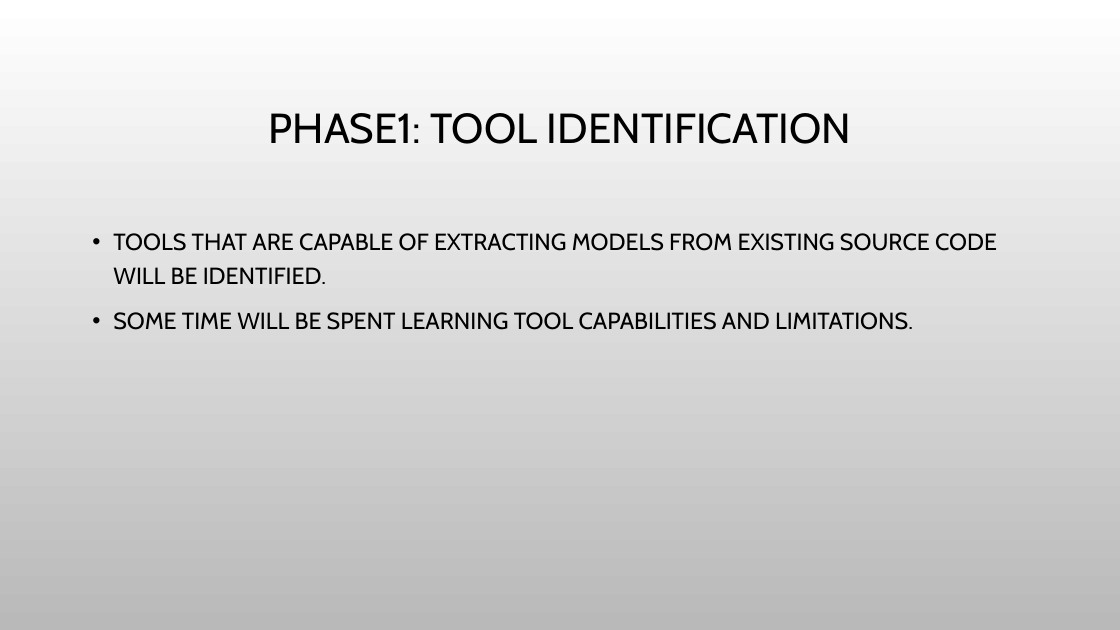
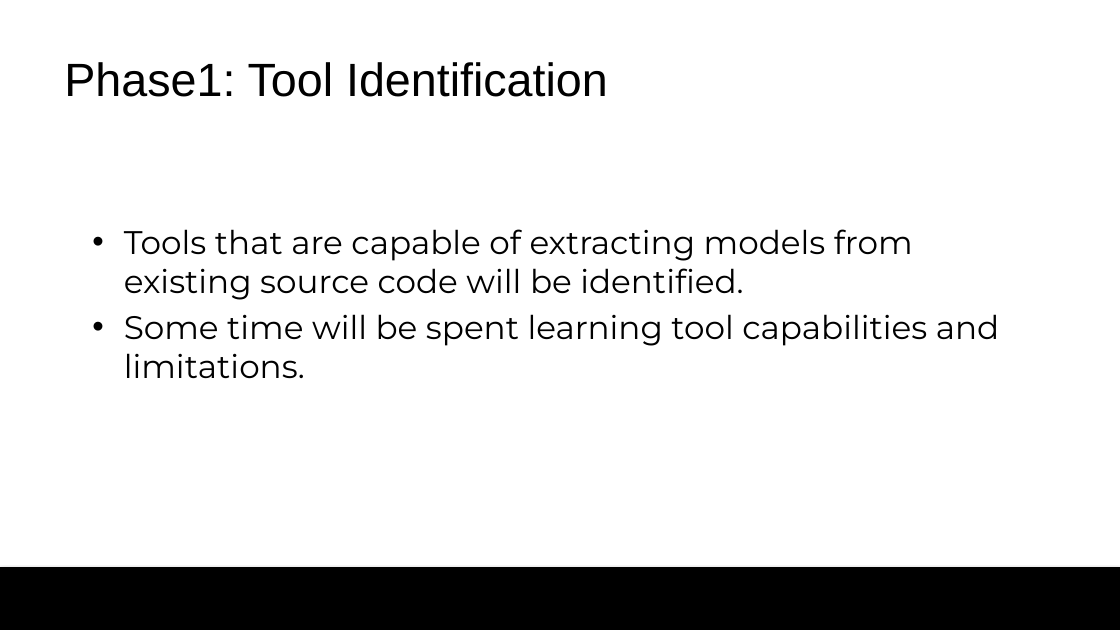
Before and after one commit to colby13king/cs5320-code, a slide deck: slide 8 of LicenseAssetManager/docs/Maintenance/MaintenancePresentation.pptx. Drawn at 1120x630 pixels with LibreOffice and Linux fonts; fonts in the diff are those of the drawing; background and template pictures are left out. Boxes give left, top, right and bottom in pixels: in the first picture for what was removed or moved away, otherwise in the second. Text is boxed around its words. In the diff, an @@ line names an element or a change of style, - is before the commit and + after.

```diff
--- a/LicenseAssetManager/docs/Maintenance/MaintenancePresentation.pptx
+++ b/LicenseAssetManager/docs/Maintenance/MaintenancePresentation.pptx
@@ background picture (left out) to #FFFFFF @@
@@ title at (64, 62, 608, 97): text changed; size 36 to 40 pt; font Cabin to Arial @@
-PHASE1: TOOL IDENTIFICATION
+Phase1: Tool Identification
@@ text at (124, 229, 999, 378): text changed; size 20 to 28 pt; font Cabin to Montserrat @@
-• TOOLS THAT ARE CAPABLE OF EXTRACTING MODELS FROM EXISTING SOURCE CODE WILL BE IDENTIFIED.
-• SOME TIME WILL BE SPENT LEARNING TOOL CAPABILITIES AND LIMITATIONS.
+• Tools that are capable of extracting models from existing source code will be identified.
+• Some time will be spent learning tool capabilities and limitations.
@@ rectangle added at (0, 567, 1120, 630), fill #000000 @@
```
Also in this commit, not shown: 13 other slides changed, 1 slide added, 1 other file.
